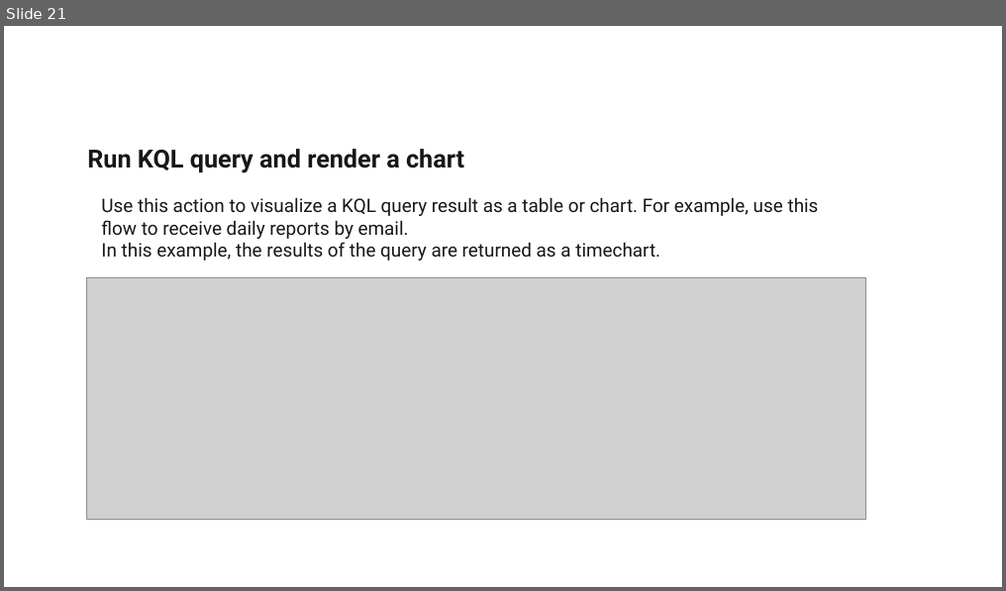
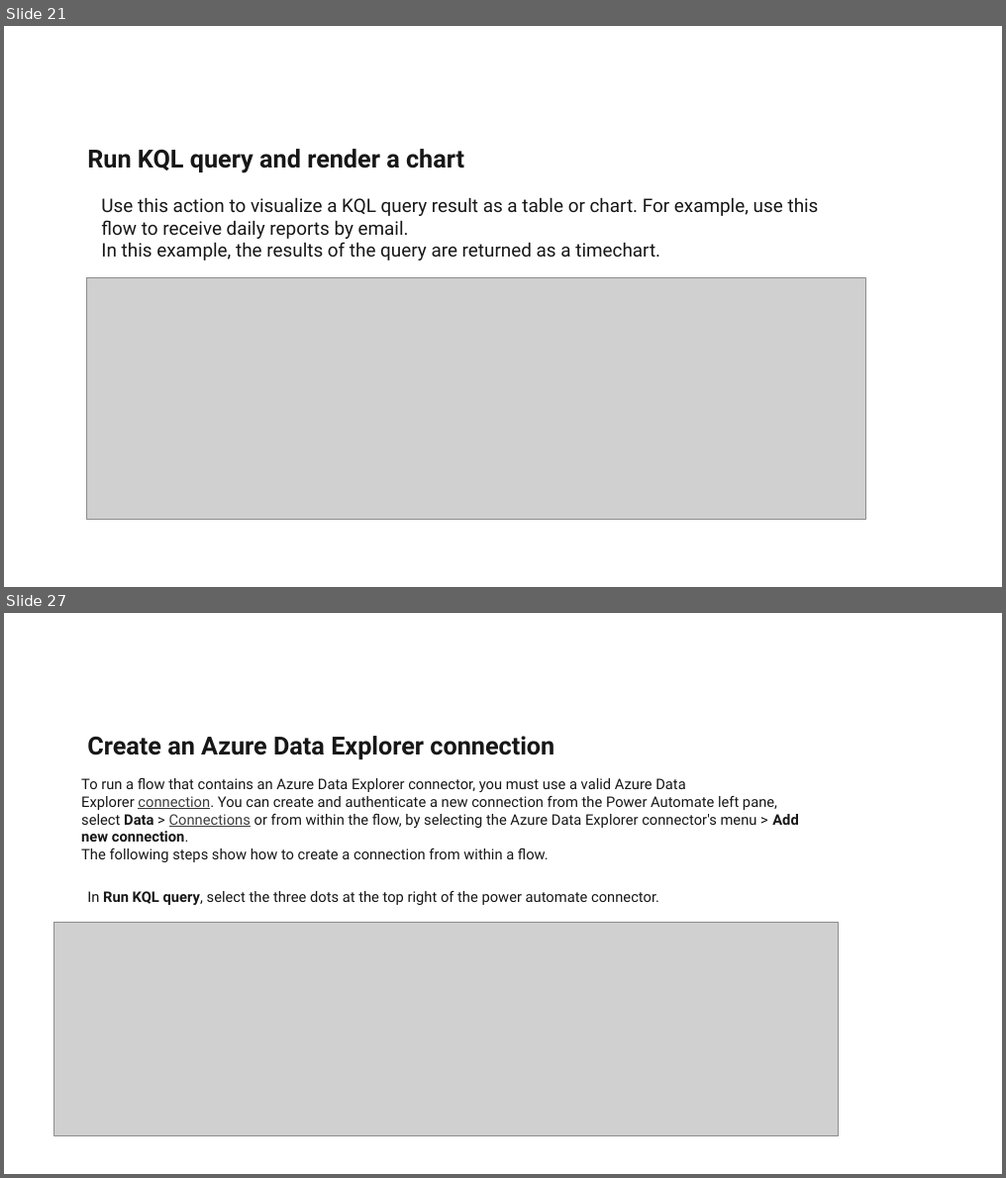
Before and after one commit to Deloitte-Azure-Accelerators/DataExplorer, a slide deck: Azure Data Explorer.pptx. Shown one above the other, each under a label of ours: slide 21 before the commit, slides 21 and 27 after it; the slides between them are not shown. The pictures are 1006x591 and 1006x1178 pixels, drawn with LibreOffice and Linux fonts; fonts in the diff are those of the drawing; grey boxes stand for pictures; background and template pictures are left out. Boxes give left, top, right and bottom in pixels: in the first picture for what was removed or moved away, otherwise in the second. Text is boxed around its words. In the diff, an @@ line names an element or a change of style, - is before the commit and + after.

```diff
--- a/Azure Data Explorer.pptx
+++ b/Azure Data Explorer.pptx
@@ slide 27 added at bbox=[4, 613, 1002, 1174], background #FFFFFF; not listed: 1 template element that a slide beside it also shows @@
@@ text added at bbox=[87, 736, 554, 760], 24 pt, text #171717, bold @@
+Create an Azure Data Explorer connection
@@ text added at bbox=[81, 778, 798, 862], 14 pt, text #171717 @@
+To run a flow that contains an Azure Data Explorer connector, you must use a valid Azure Data Explorer connection. You can create and authenticate a new connection from the Power Automate left pane, select Data > Connections or from within the flow, by selecting the Azure Data Explorer connector's menu > Add new connection.
+The following steps show how to create a connection from within a flow.
@@ text added at bbox=[87, 891, 659, 905], 14 pt, text #171717 @@
+In Run KQL query, select the three dots at the top right of the power automate connector.
@@ picture added at bbox=[54, 923, 838, 1137] @@
```
Also in this commit, not shown: 17 other slides added.
